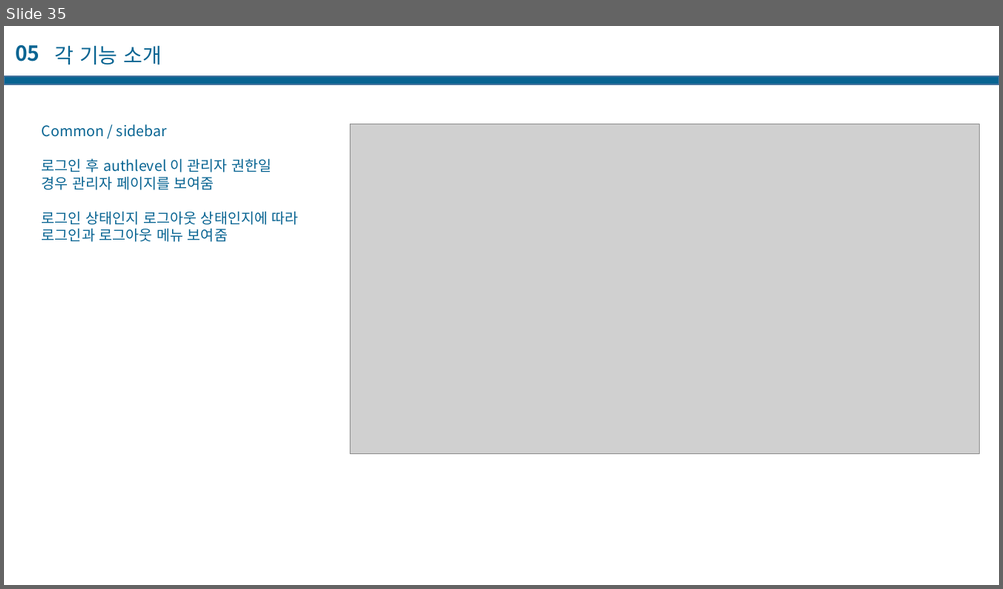
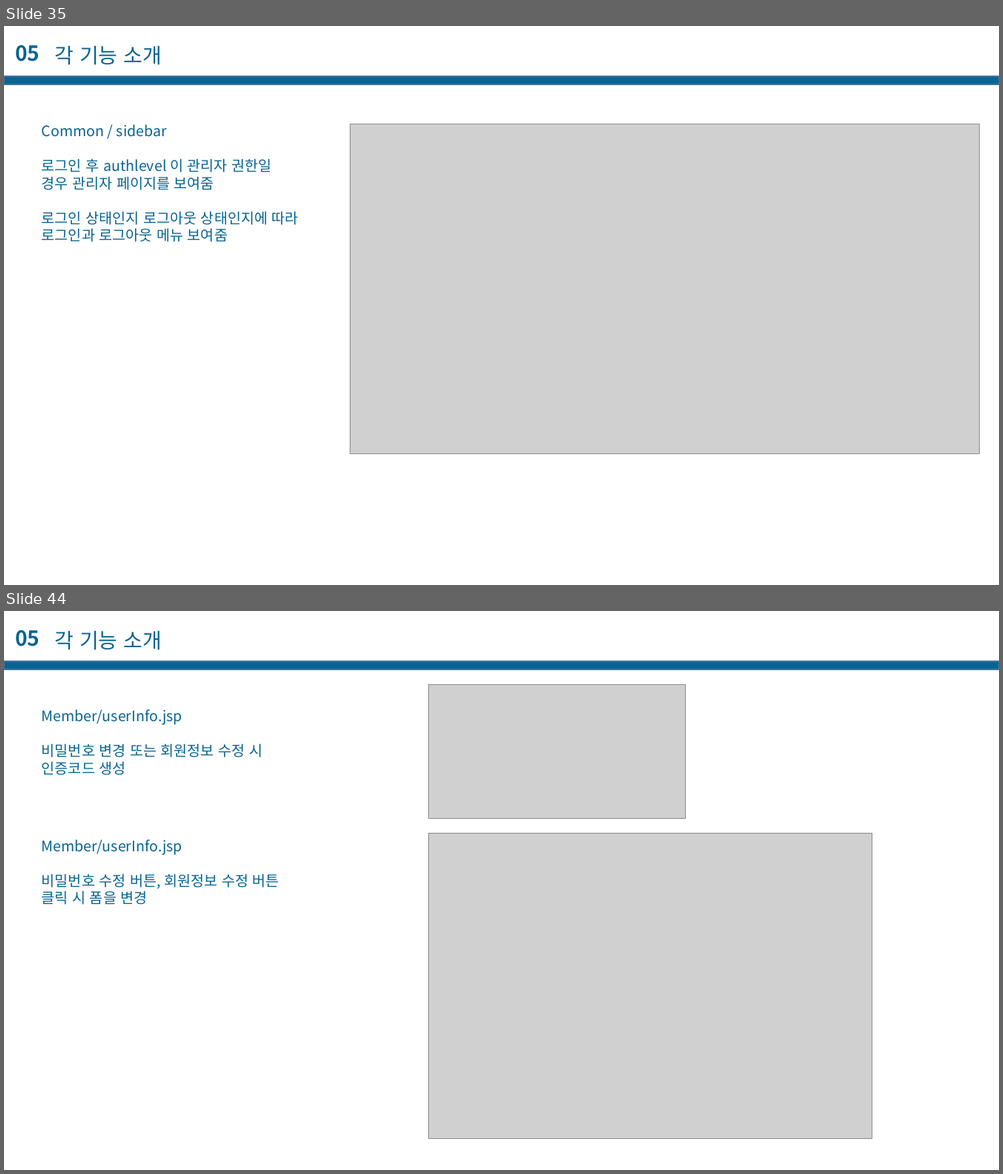
Before and after one commit to casatoo/EducationManager, a slide deck: 프로젝트 기술서.pptx. Shown one above the other, each under a label of ours: slide 35 before the commit, slides 35 and 44 after it; the slides between them are not shown. The pictures are 1003x589 and 1003x1174 pixels, drawn with LibreOffice and Linux fonts; fonts in the diff are those of the drawing; grey boxes stand for pictures. Boxes give left, top, right and bottom in pixels: in the first picture for what was removed or moved away, otherwise in the second. Text is boxed around its words. In the diff, an @@ line names an element or a change of style, - is before the commit and + after.

Commit message:
기술서 업데이트, 코드 정리

```diff
--- a/프로젝트 기술서.pptx
+++ b/프로젝트 기술서.pptx
@@ slide 44 added at [4,611,999,1170], background #FFFFFF @@
@@ text added at [15,630,40,647], 20 pt, text #086492, bold @@
+05
@@ text added at [54,630,162,650], 20 pt, text #086492 @@
+각 기능 소개
@@ rectangle added at [4,662,999,670], fill #086492, outline #43739E 1 pt @@
@@ picture added at [429,684,686,818] @@
@@ text added at [42,709,262,775], 14 pt, text #086492 @@
+Member/userInfo.jsp
+비밀번호 변경 또는 회원정보 수정 시
+인증코드 생성
@@ text added at [42,840,279,905], 14 pt, text #086492 @@
+Member/userInfo.jsp
+비밀번호 수정 버튼, 회원정보 수정 버튼 클릭 시 폼을 변경
@@ picture added at [429,833,872,1139] @@
```
Also in this commit, not shown: 5 slides changed, 22 other slides added, 2 slides removed, 8 other files.
